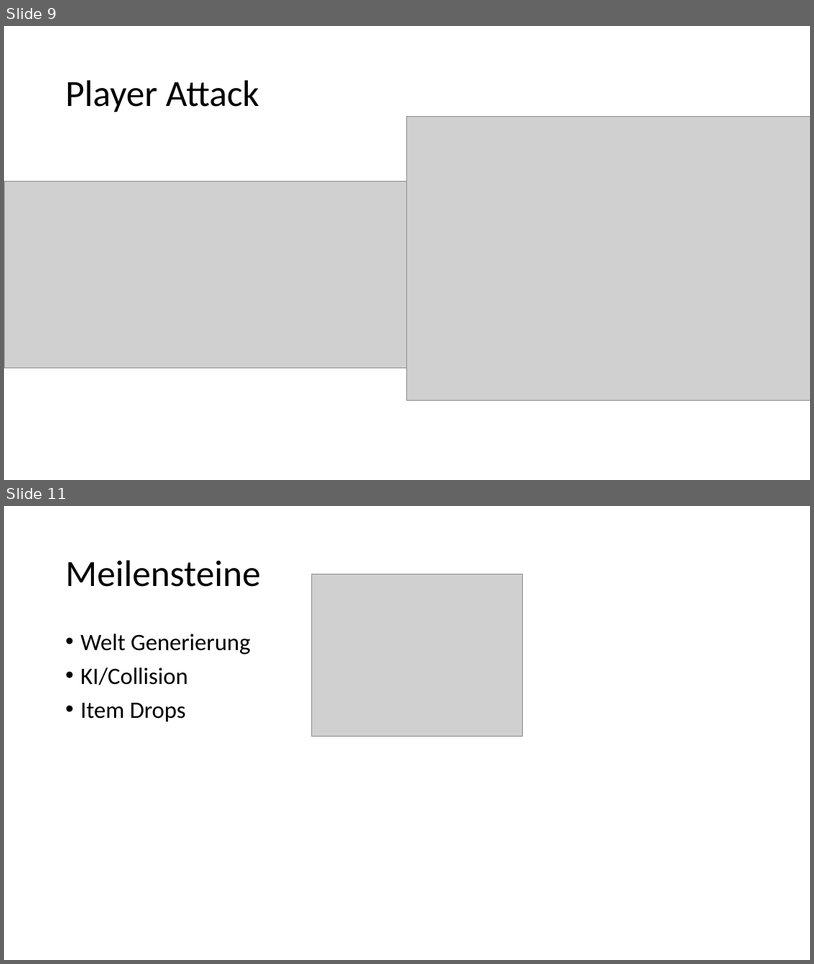
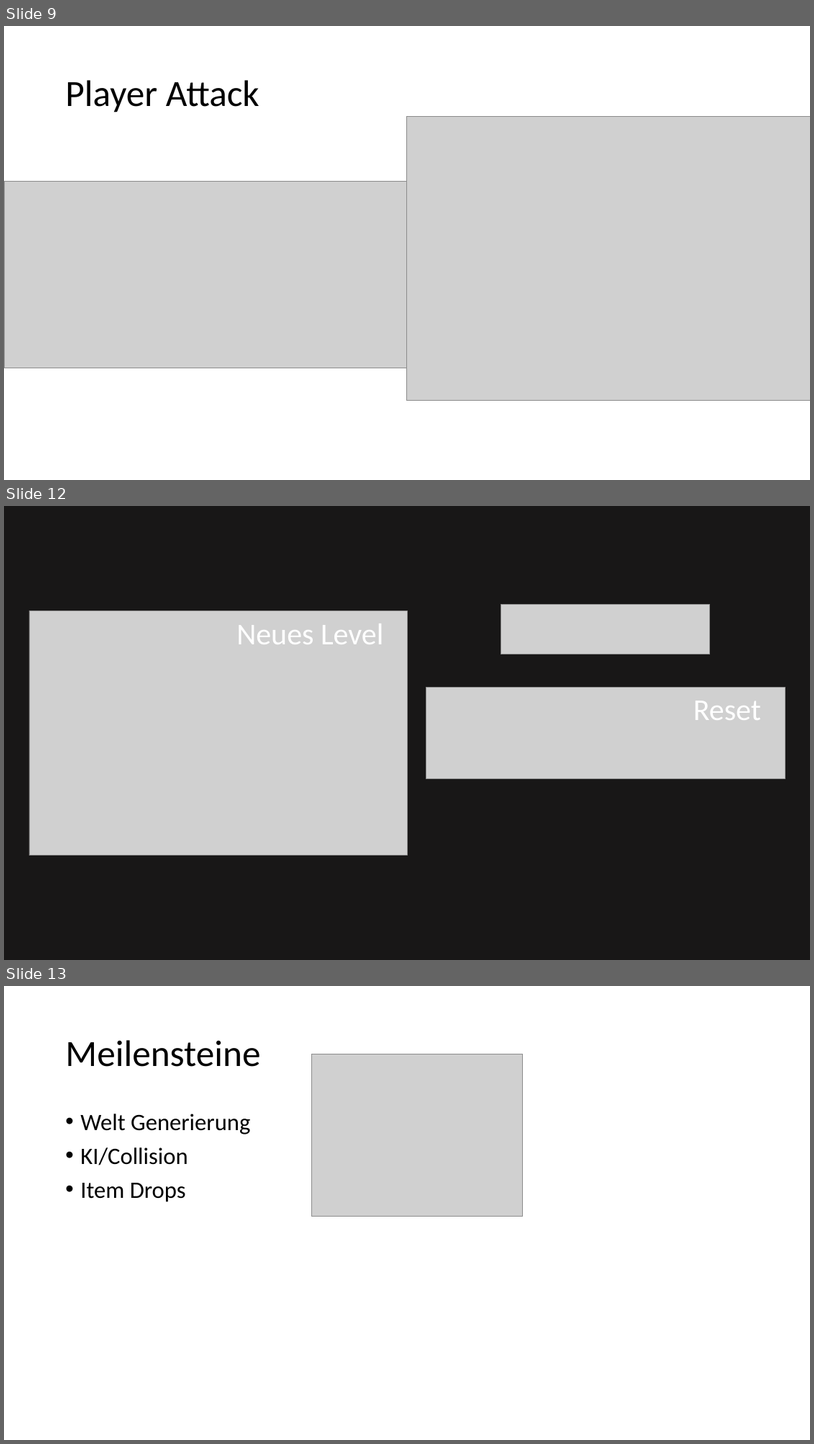
Before and after one commit to nielsq/CreativeNonSense, a slide deck: 12-Skymensions-JanzenQuanzJonetzko.pptx. Shown one above the other, each under a label of ours: slides 9 and 11 before the commit, slides 9, 12 and 13 after it; the slides between them are not shown. The pictures are 814x964 and 814x1444 pixels, drawn with LibreOffice and Linux fonts; fonts in the diff are those of the drawing; grey boxes stand for pictures. Boxes give left, top, right and bottom in pixels: in the first picture for what was removed or moved away, otherwise in the second. Text is boxed around its words. In the diff, an @@ line names an element or a change of style, - is before the commit and + after.

```diff
--- a/12-Skymensions-JanzenQuanzJonetzko.pptx
+++ b/12-Skymensions-JanzenQuanzJonetzko.pptx
@@ slide 12 added at bbox=[4, 506, 810, 960], background #181717 @@
@@ picture added at bbox=[29, 610, 407, 856] @@
@@ picture added at bbox=[502, 605, 710, 654] @@
@@ text added at bbox=[237, 623, 383, 644], 36 pt, text #FFFFFF @@
+Neues Level
@@ picture added at bbox=[426, 687, 786, 778] @@
@@ text added at bbox=[694, 700, 761, 720], 36 pt, text #FFFFFF @@
+Reset
@@ what was slide 11 is now slide 13 @@
```
Also in this commit, not shown: 1 slide changed, 1 other slide added, 1 other file.
